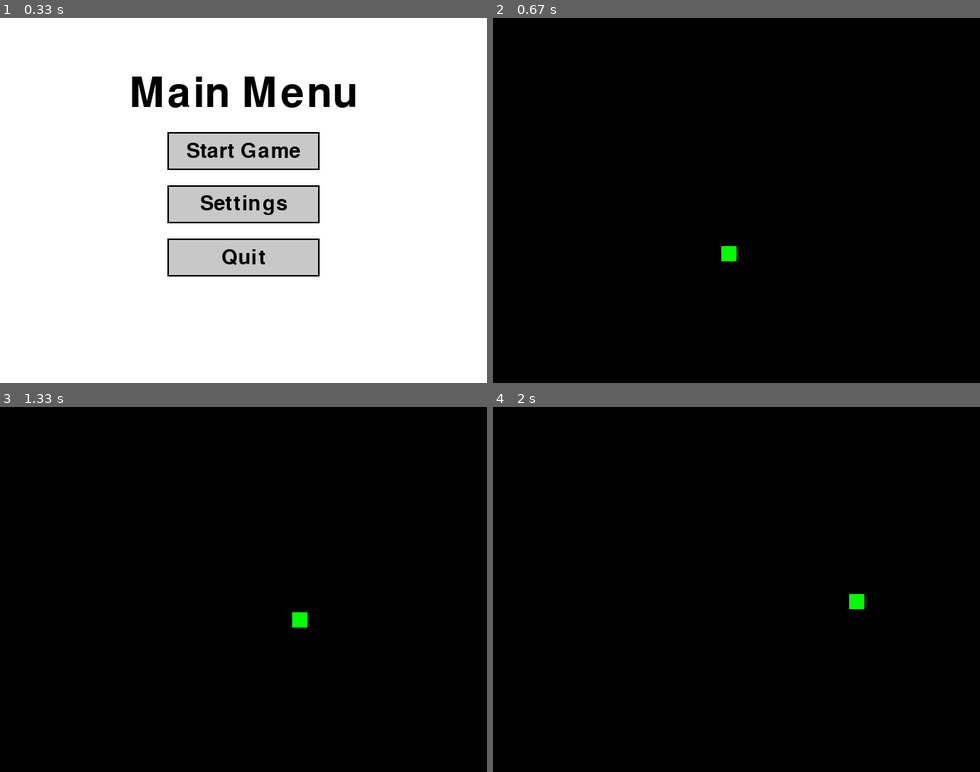
Above: before the commit, frames 1-4 (two rows, left to right).
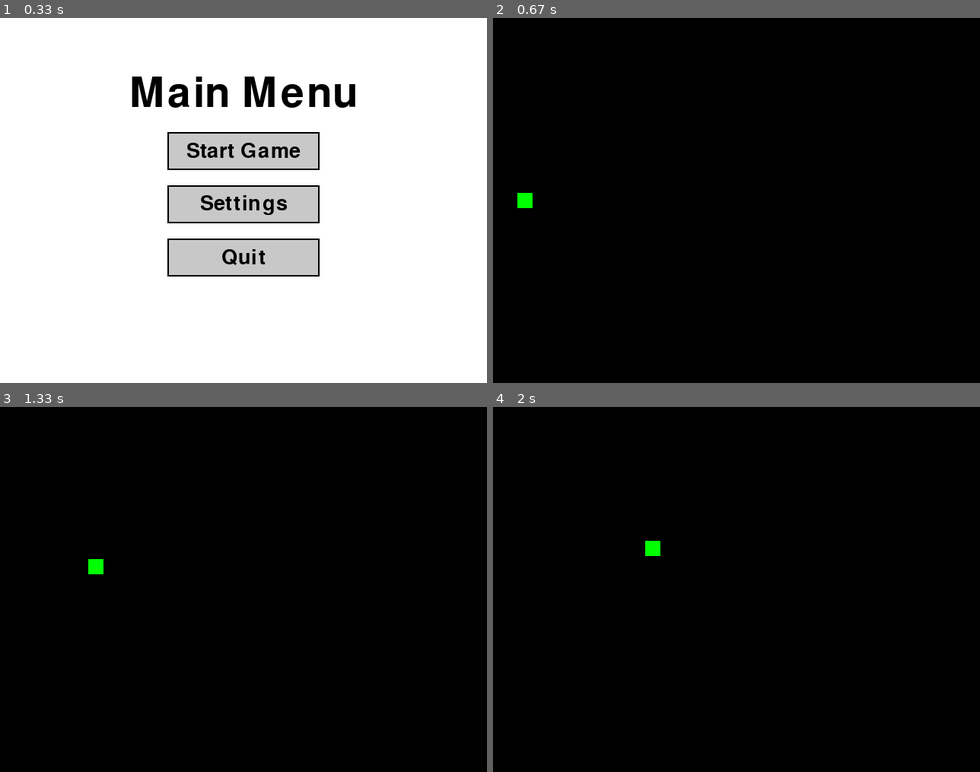
Above: after the commit, the same moments.

Repository: Gackk/Top-Down-Shooter-Game
Game: pygame game, started from main.py
Same seed, same stepped clock (60 frames per second), same inputs: the game is played once before the commit and once after it.
Inputs (mouse positions are in pixels of both pictures, inside the frame that each line leads up to):
- Up to frame 1 (0.33 s): no input
- Up to frame 2 (0.67 s): click "Start Game" at 0.38 s
- Up to frame 3 (1.33 s): hold D 0.67-1.13 s; move the mouse to (224, 604) at 0.7 s; hold W from 1.17 s (still down)
- Up to frame 4 (2 s): release W at 1.47 s; hold D 1.5-1.97 s

Frame 1 is identical in both runs. In frame 2, 0.3% of the frame differs, in the area x 5-50%, y 47-67%; in frame 3, 0.3%; in frame 4, 0.3%.

Commit message:
Quick upload

Diff:
--- a/main.py
+++ b/main.py
@@ -22,6 +22,39 @@
 medium_font = pygame.font.SysFont(None, 40)
 large_font = pygame.font.SysFont(None, 80)
 clock = pygame.time.Clock()
+
+#   World/Room constants
+TILE = 32
+DOOR_W = WIDTH // 5  # right-edge door is 1/5 of the screen width
+SPAWN_POS = (32, HEIGHT // 2 - 10)  # where the player appears each room
+ROOM_ORDER = ["spawn", "enemy", "loot", "enemy", "portal"]  # list of the room order
+
+def make_border_walls():
+    walls = []
+    # top & bottom
+    walls.append(pygame.Rect(0, 0, WIDTH, TILE))
+    walls.append(pygame.Rect(0, HEIGHT - TILE, WIDTH, TILE))
+    # left wall
+    walls.append(pygame.Rect(0, 0, TILE, HEIGHT))
+    # right wall EXCEPT for door gap
+    gap_x = WIDTH - DOOR_W
+    # upper part of right wall
+    walls.append(pygame.Rect(WIDTH - TILE, 0, TILE, (HEIGHT - DOOR_W) // 2))
+    # lower part of right wall
+    lower_y = (HEIGHT + DOOR_W) // 2
+    walls.append(pygame.Rect(WIDTH - TILE, lower_y, TILE, HEIGHT - lower_y))
+    return walls
+
+# door trigger area (open space on the right)
+DOOR_TRIGGER = pygame.Rect(WIDTH - DOOR_W, (HEIGHT - DOOR_W)//2, DOOR_W, DOOR_W)
+
+class RoomData:
+    def __init__(self, kind, walls):
+        self.kind = kind          # "spawn" | "enemy" | "loot" | "portal"
+        self.walls = walls        # list[pygame.Rect]
+        self.locked = (kind == "enemy")  # step 1: ignore this, door acts open for now
+
+
 
 #   Button Class
 
@@ -116,6 +149,16 @@
 
 # Example player character
 player = Medium()
+
+#   Multi-room state
+rooms = [RoomData(k, make_border_walls()) for k in ROOM_ORDER]
+current_room_idx = 0
+
+def current_room():
+    return rooms[current_room_idx]
+
+# Set player to spawn position for first room
+player.x, player.y = SPAWN_POS
 
 # Main Loop
 
